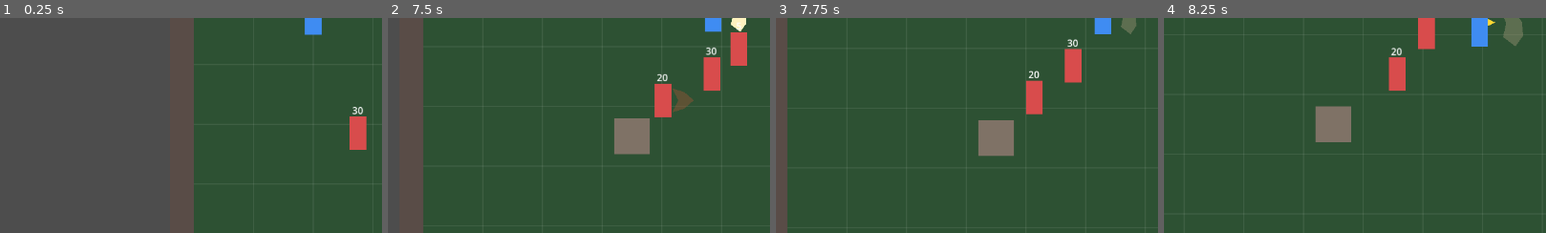
Above: before the commit, frames 1-4 (left to right).
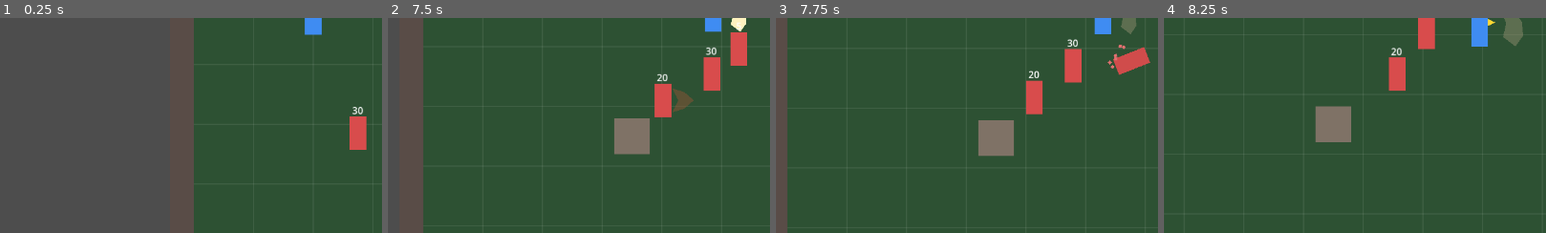
Above: after the commit, the same moments.

Repository: knc219-a11y/second-game
Game: Godot game, scene res://scenes/test_map.tscn
Two runs of this game, one before a commit and one after it. Both use one fixed random seed, a clock stepped at 60 frames per second and the inputs below.
Inputs:
- Up to frame 1 (0.25 s): no input
- Up to frame 2 (7.5 s): hold Right (move_right) 0.53-1.28 s; hold X (attack) 0.53-1.28 s; tap Space (roll) at 0.8, 1.35, 2.3, 2.85, 3.8, 4.35, 5.3, 5.85, 6.8, 7.35 s; hold Down (move_down) 1.28-2.03 s; tap X (attack) every 1.5 s from 1.55 to 6.05 s; hold Right (move_right) 2.03-2.78 s; hold X (attack) 2.03-2.78 s; hold Up (move_up) 2.78-3.53 s; hold X (attack) 3.53-4.28 s; hold Left (move_left) 3.53-5.03 s; hold Down (move_down) 5.03-5.78 s; hold X (attack) 5.03-5.78 s; hold Right (move_right) 5.78-6.53 s; hold Up (move_up) 6.53-7.28 s; hold X (attack) 6.53-7.28 s; hold Right (move_right) from 7.28 s (still down)
- Up to frame 3 (7.75 s): keep holding Right (move_right); tap X (attack) at 7.55 s
- Up to frame 4 (8.25 s): release Right (move_right) at 8.03 s; hold Down (move_down) from 8.03 s (still down); hold X (attack) from 8.03 s (still down)
The pictures show only the part of the screen within x 9-59%, y 50-100%; the shares and areas given below are measured in that part.

Frames 1-2 are identical in both runs. In frame 3, 0.8% of the frame differs, in the area x 86-98%, y 12-27%; in frame 4, nothing differs.

Commit message:
Feel: killed enemies topple over and burst into chips instead of vanishing
Co-Authored-By: Claude Opus 5.5 (1M context) <noreply@anthropic.com>
Claude-Session: https://claude.ai/code/session_012R4p7qjvgqfgr6rfv6YMFa

Diff:
--- a/scripts/enemy.gd
+++ b/scripts/enemy.gd
@@ -101,6 +101,14 @@
 # Line of sight: only winds up when no rock or wall blocks the shot's lane, and
 # stands lane_margin px short of the first one in the way (see _keep_range).
 @export var lane_margin: float = 30.0
+# Death burst (placeholder): instead of just vanishing, a white copy of the body
+# topples over away from the hit, slides death_slide px and fades over
+# death_duration s, while death_shard_count chips of its color fly out. Like
+# the damage numbers it runs on game time, so it holds still during hitstop.
+@export var death_duration: float = 0.35
+@export var death_slide: float = 28.0
+@export var death_shard_count: int = 6
+@export var death_shard_distance: float = 46.0
 # How far ahead (px) it looks for something in its way before sidestepping.
 @export var sidestep_lookahead: float = 8.0
 
@@ -419,6 +427,7 @@
 		_try_drop_heal()
 		if is_instance_valid(player):
 			player.play_kill_sound()
+		_spawn_death_burst(direction)
 		queue_free()
 		return
 
@@ -463,6 +472,51 @@
 	tween.tween_callback(label.queue_free)
 
 
+# One-off nodes in the world (the enemy itself is freed this frame).
+func _spawn_death_burst(direction: int) -> void:
+	if not is_instance_valid(player):
+		return
+	# No push (pet bite, ring graze): fall away from the Player.
+	var dir := direction
+	if dir == 0:
+		dir = 1 if global_position.x >= player.global_position.x else -1
+	var world := player.get_parent()
+	# Body copy, pivot at the feet like the real one, so it tips over sideways.
+	var corpse := Polygon2D.new()
+	corpse.polygon = body.polygon
+	corpse.color = Color.WHITE
+	corpse.scale = body.scale
+	corpse.global_position = global_position
+	corpse.z_index = 5
+	world.add_child(corpse)
+	var tween := corpse.create_tween()
+	tween.tween_property(corpse, "color", base_color, death_duration * 0.3)
+	tween.parallel().tween_property(corpse, "rotation", dir * PI * 0.5, death_duration * 0.6) \
+		.set_trans(Tween.TRANS_QUAD).set_ease(Tween.EASE_IN)
+	tween.parallel().tween_property(corpse, "position:x", corpse.position.x + dir * death_slide, death_duration) \
+		.set_trans(Tween.TRANS_QUAD).set_ease(Tween.EASE_OUT)
+	tween.parallel().tween_property(corpse, "modulate:a", 0.0, death_duration * 0.5).set_delay(death_duration * 0.5)
+	tween.tween_callback(corpse.queue_free)
+	# Chips burst from the chest, mostly toward the hit direction.
+	var center := global_position + Vector2(0, -28) * body.scale.y
+	for i in death_shard_count:
+		var shard := Polygon2D.new()
+		shard.polygon = PackedVector2Array([Vector2(-4, -4), Vector2(4, -4), Vector2(4, 4), Vector2(-4, 4)])
+		shard.color = base_color.lightened(0.2)
+		shard.global_position = center
+		shard.rotation = randf() * TAU
+		shard.z_index = 6
+		world.add_child(shard)
+		var angle := randf_range(-PI * 0.45, PI * 0.45)
+		var to := Vector2(cos(angle) * dir, sin(angle)) * death_shard_distance * randf_range(0.6, 1.0)
+		var t := shard.create_tween().set_parallel()
+		t.tween_property(shard, "position", shard.position + to, death_duration).set_trans(Tween.TRANS_QUAD).set_ease(Tween.EASE_OUT)
+		t.tween_property(shard, "rotation", shard.rotation + dir * TAU, death_duration)
+		t.tween_property(shard, "scale", Vector2.ONE * 0.3, death_duration)
+		t.tween_property(shard, "modulate:a", 0.0, death_duration * 0.4).set_delay(death_duration * 0.6)
+		t.chain().tween_callback(shard.queue_free)
+
+
 func _try_drop_loot() -> void:
 	if not is_instance_valid(player) or player.weapon_tier >= drop_tier:
 		return
